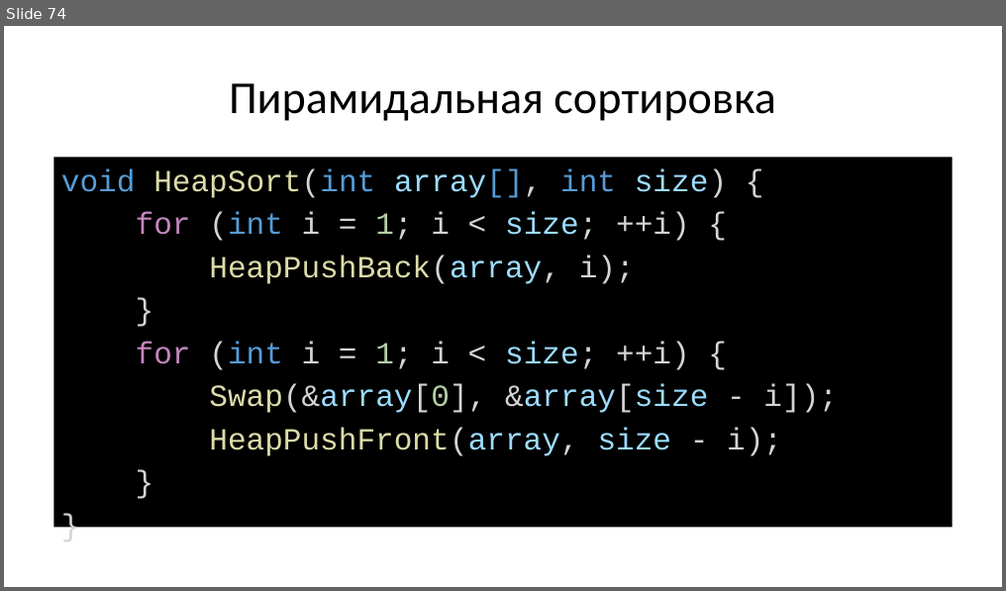
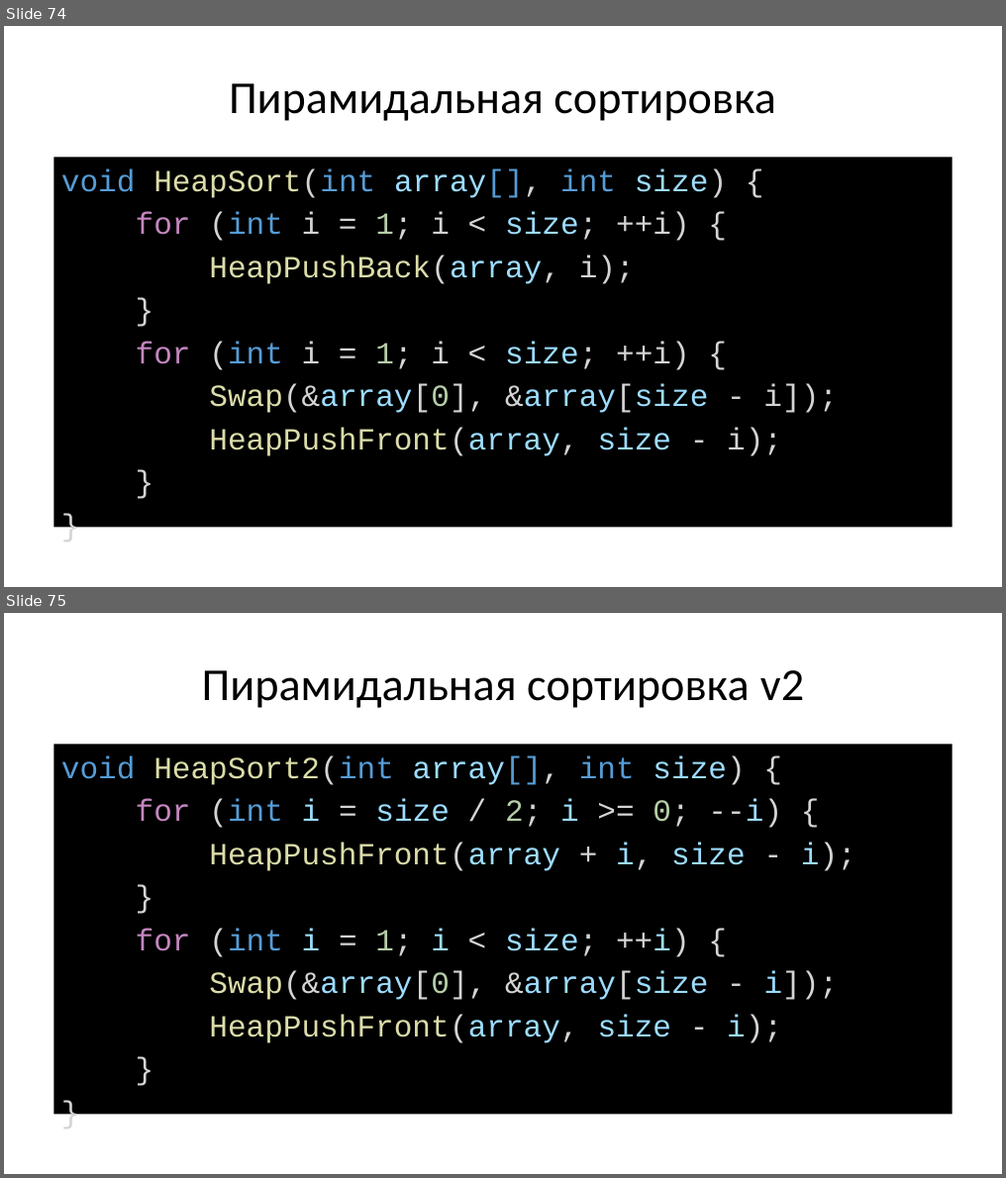
Before and after one commit to Evgueni-Petrov-aka-espetrov/Algorithms-and-Programming-in-C-pptx, a slide deck: 13 Сортировка.pptx. Shown one above the other, each under a label of ours: slide 74 before the commit, slides 74 and 75 after it. The pictures are 1006x591 and 1006x1178 pixels, drawn with LibreOffice and Linux fonts; fonts in the diff are those of the drawing. Boxes give left, top, right and bottom in pixels: in the first picture for what was removed or moved away, otherwise in the second. Text is boxed around its words. In the diff, an @@ line names an element or a change of style, - is before the commit and + after.

Commit message:
добавил вариант без heap push back

```diff
--- a/13 Сортировка.pptx
+++ b/13 Сортировка.pptx
@@ slide 75 added at (x1=4, y1=613, x2=1002, y2=1174), background #FFFFFF @@
@@ title added at (x1=202, y1=670, x2=804, y2=708), 44 pt, text #000000 @@
+Пирамидальная сортировка v2
@@ text added at (x1=54, y1=744, x2=952, y2=1115), fill #000000, 29.6 pt, text #9CDCFE @@
+void HeapSort2(int array[], int size) {
+for (int i = size / 2; i >= 0; --i) {
+HeapPushFront(array + i, size - i);
+}
+for (int i = 1; i < size; ++i) {
+Swap(&array[0], &array[size - i]);
+HeapPushFront(array, size - i);
+}
+}
```
